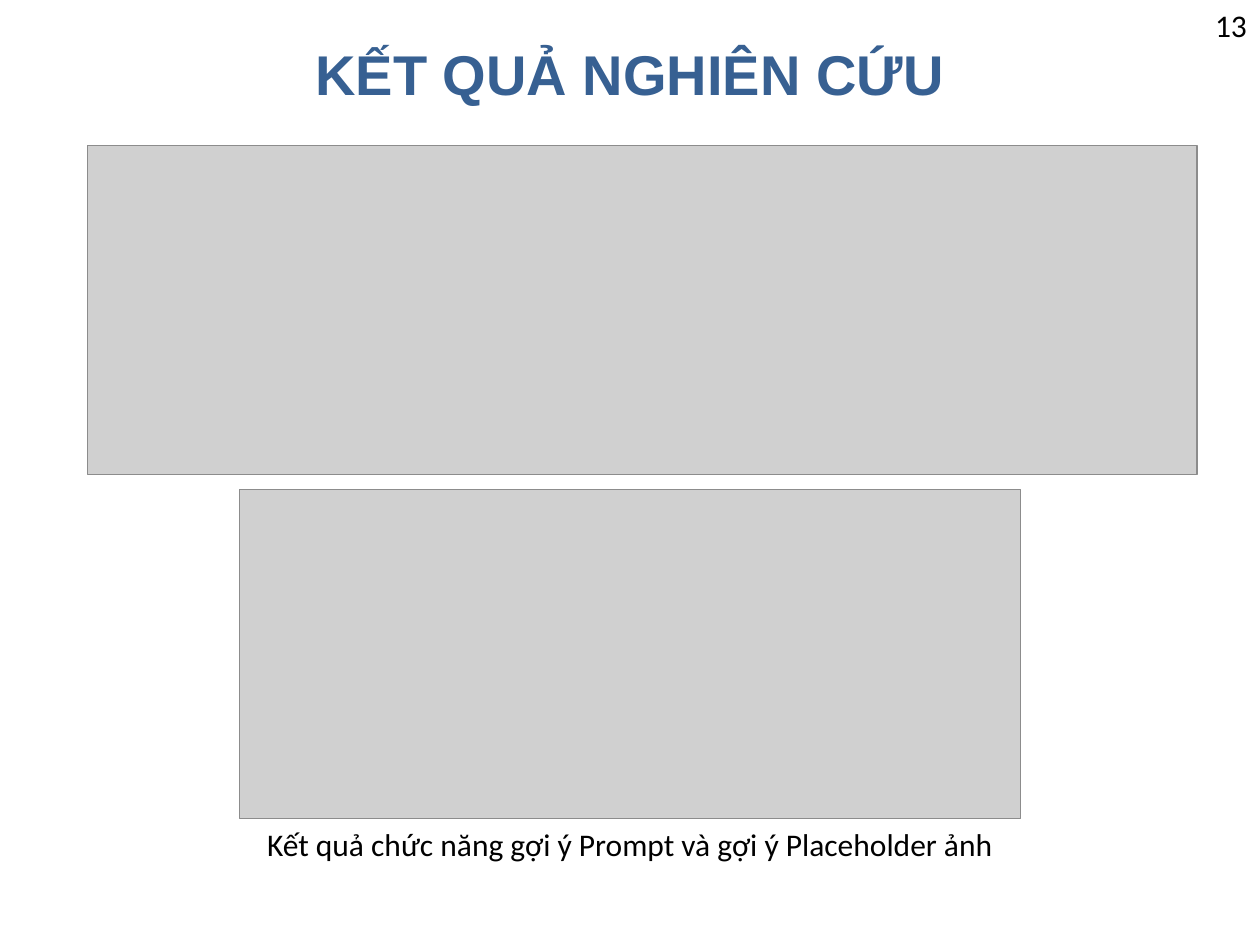
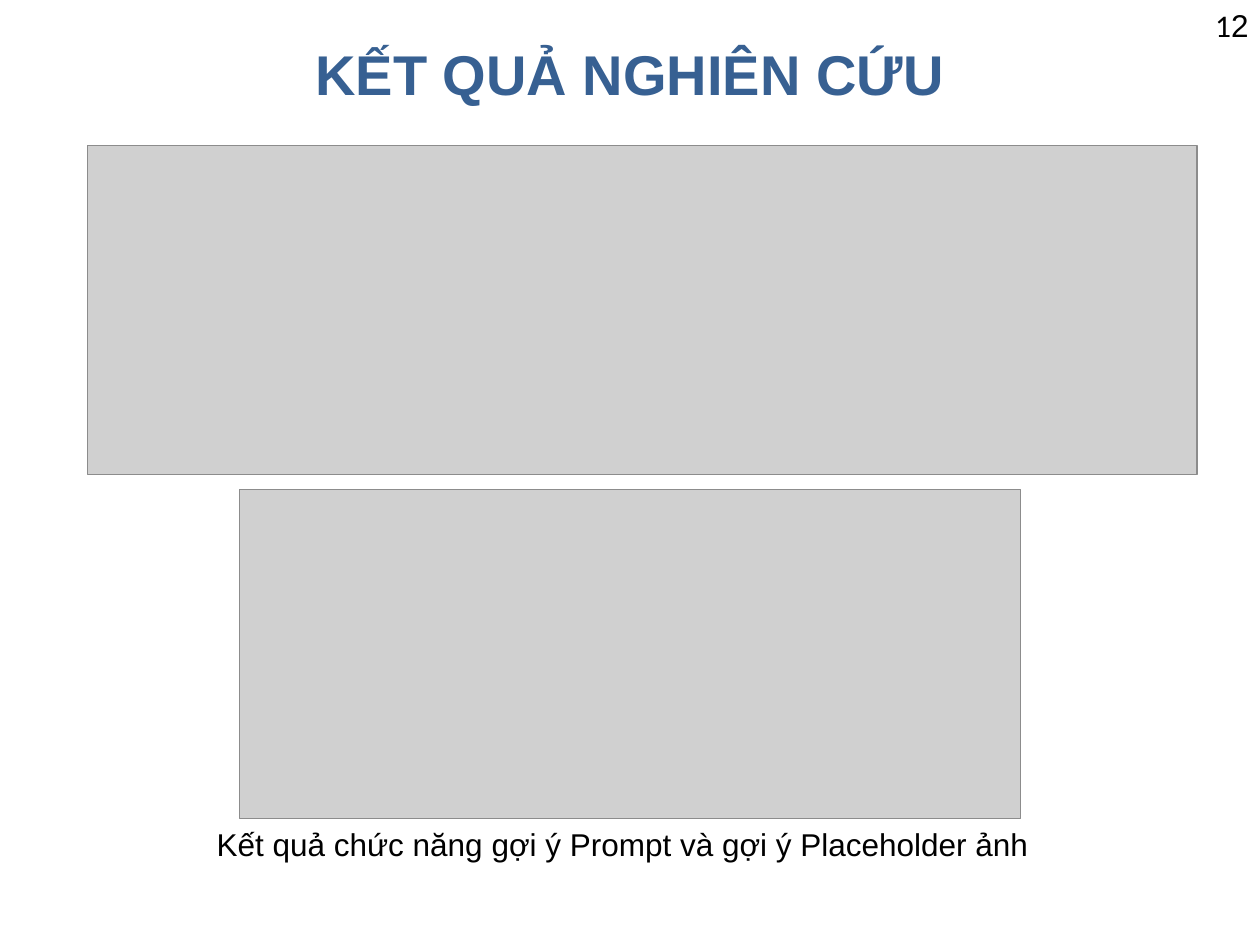
Before and after one commit to nguyentruongvu2/tn-nguyentruongvu-taohoclieu-rag, a slide deck: slide 12 of docs/PPT_RAG_Tao_tai_lieu_giang_day.pptx (slide 13 before the commit). Drawn at 1260x945 pixels with LibreOffice and Linux fonts; fonts in the diff are those of the drawing; grey boxes stand for pictures; background and template pictures are left out. Boxes give left, top, right and bottom in pixels: in the first picture for what was removed or moved away, otherwise in the second. Text is boxed around its words. In the diff, an @@ line names an element or a change of style, - is before the commit and + after.

```diff
--- a/docs/PPT_RAG_Tao_tai_lieu_giang_day.pptx
+++ b/docs/PPT_RAG_Tao_tai_lieu_giang_day.pptx
@@ text at (1215,15,1248,37): text changed @@
-13
+12
@@ text "Kết quả chức năng gợi ...": place and size @@
-text "Kết quả chức năng gợi ..." at (267,832,992,862)
+text "Kết quả chức năng gợi ..." at (217,831,1028,862)
@@ text "Kết quả chức năng gợi ..." at (217,831,1028,862): font Calibri to Arial @@
```
Also in this commit, not shown: 9 other slides changed, 2 slides added, 4 slides removed, 30 other files.
